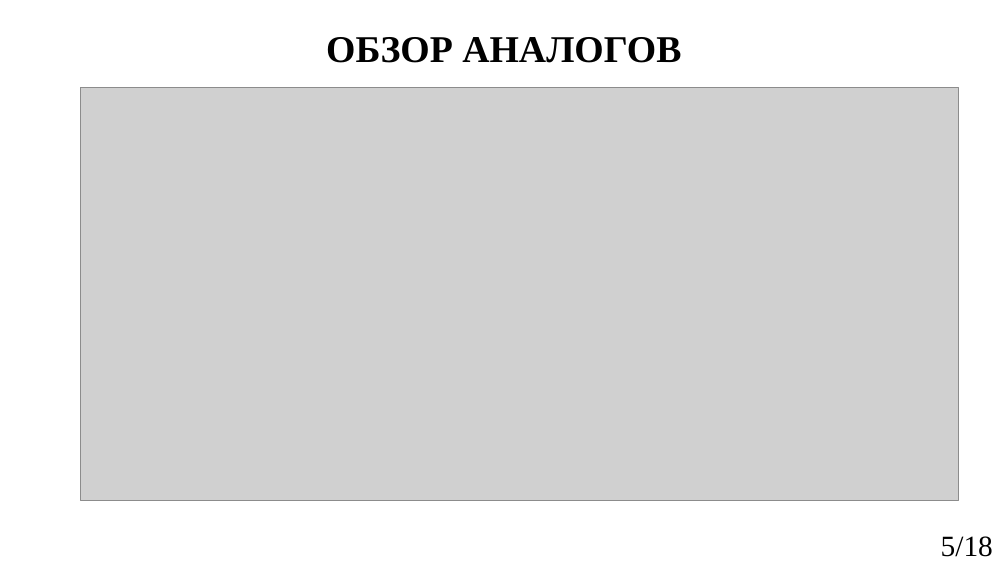
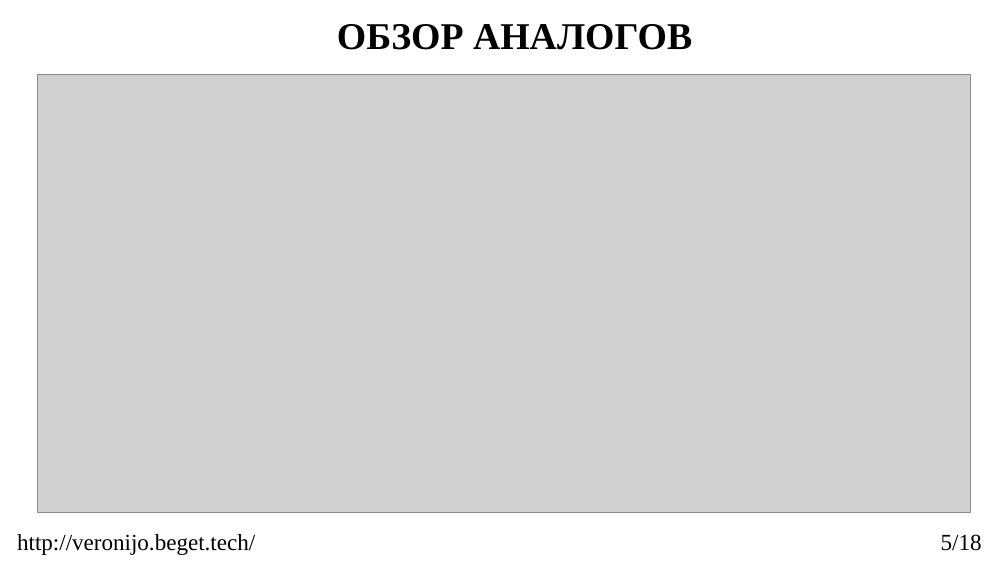
Before and after one commit to wbogatyrewa/EVoting, a slide deck: slide 5 of reports/2023_403_БогатыреваВО_slides.pptx. Drawn at 1008x567 pixels with LibreOffice and Linux fonts; fonts in the diff are those of the drawing; grey boxes stand for pictures. Boxes give left, top, right and bottom in pixels: in the first picture for what was removed or moved away, otherwise in the second. Text is boxed around its words. In the diff, an @@ line names an element or a change of style, - is before the commit and + after.

```diff
--- a/reports/2023_403_БогатыреваВО_slides.pptx
+++ b/reports/2023_403_БогатыреваВО_slides.pptx
@@ title "ОБЗОР АНАЛОГОВ": place and size @@
-title "ОБЗОР АНАЛОГОВ" at <box>326,37,681,63</box>
+title "ОБЗОР АНАЛОГОВ" at <box>337,24,692,50</box>
@@ picture: place and size @@
-picture at <box>80,88,959,501</box>
+picture at <box>37,74,970,513</box>
@@ text added at <box>17,534,255,555</box>, 22 pt, text #000000 @@
+http://veronijo.beget.tech/
@@ text "5/18" at <box>941,534,982,551</box>: size 28 to 22 pt @@
```
Also in this commit, not shown: 16 other slides changed, 1 other file.
